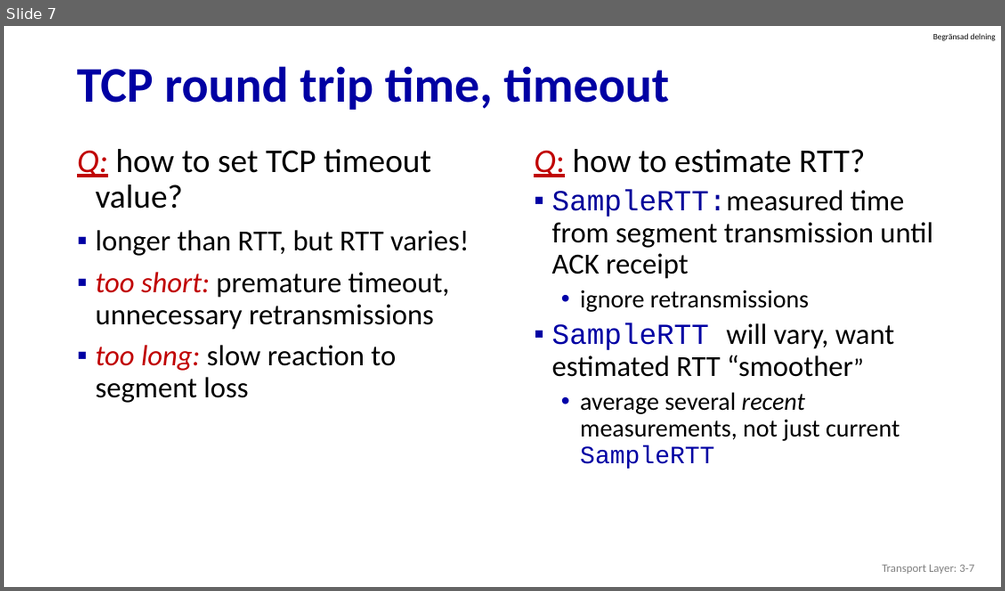
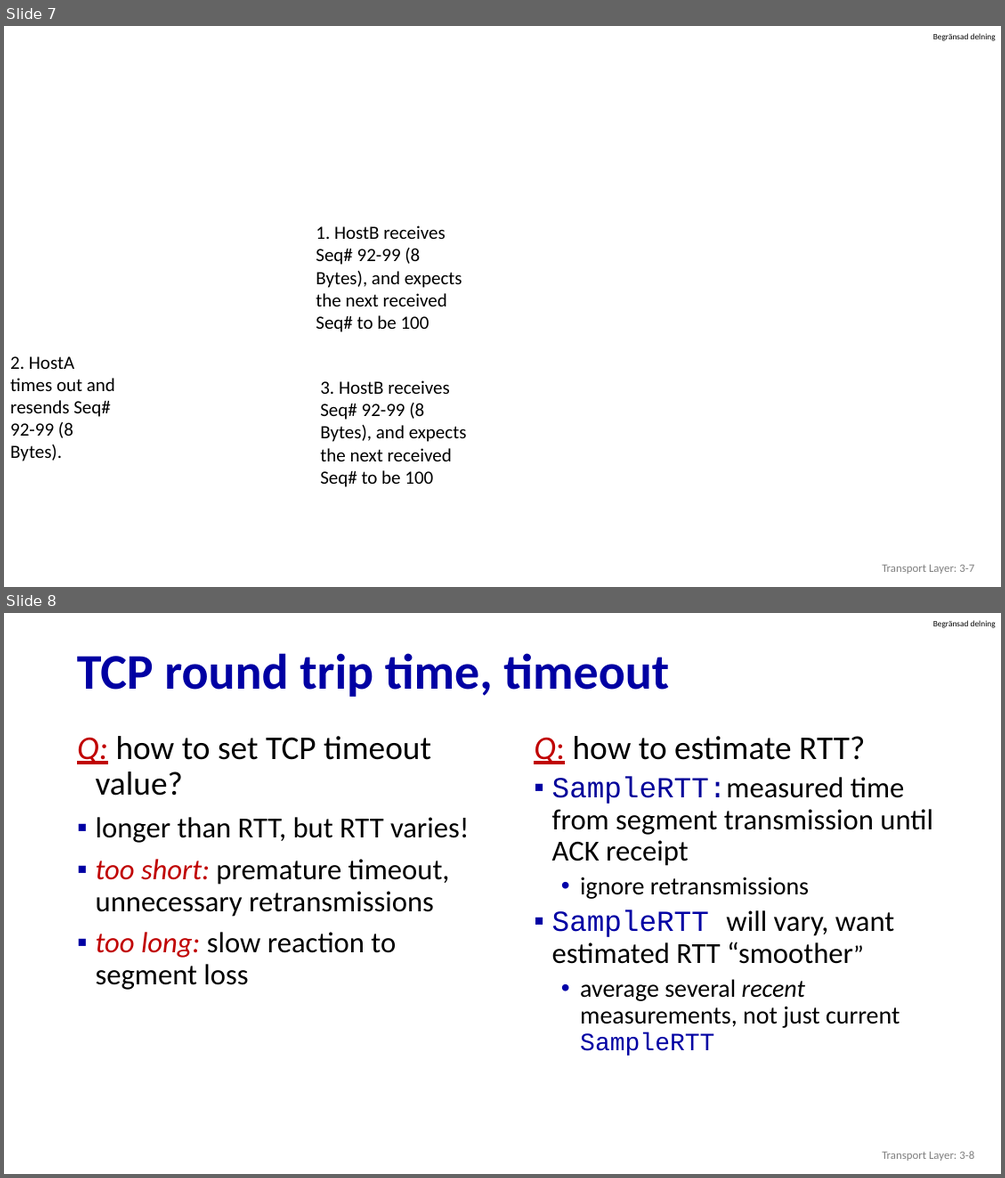
Before and after one commit to guhofstra/CSC175, a slide deck: PPTs/3.5 TCP.pptx. Shown one above the other, each under a label of ours: slide 7 before the commit, slides 7 and 8 after it. The pictures are 1005x591 and 1005x1178 pixels, drawn with LibreOffice and Linux fonts; fonts in the diff are those of the drawing. Boxes give left, top, right and bottom in pixels: in the first picture for what was removed or moved away, otherwise in the second. Text is boxed around its words. In the diff, an @@ line names an element or a change of style, - is before the commit and + after.

```diff
--- a/PPTs/3.5 TCP.pptx
+++ b/PPTs/3.5 TCP.pptx
@@ slide 7 added at [4, 26, 1001, 587], background #FFFFFF; not listed: 1 template element that a slide beside it also shows @@
@@ text added at [316, 225, 462, 332], 18 pt, text #000000 @@
+1. HostB receives Seq# 92-99 (8 Bytes), and expects the next received Seq# to be 100
@@ text added at [10, 356, 115, 461], 18 pt, text #000000 @@
+2. HostA times out and resends Seq# 92-99 (8 Bytes).
@@ text added at [320, 380, 467, 487], 18 pt, text #000000 @@
+3. HostB receives Seq# 92-99 (8 Bytes), and expects the next received Seq# to be 100
@@ text added at [882, 564, 974, 573], 11 pt, text #808080 @@
+Transport Layer: 3-7
@@ what was slide 7 is now slide 8 @@
@@ text at [882, 1151, 974, 1160]: text changed @@
-Transport Layer: 3-7
+Transport Layer: 3-8
```
Also in this commit, not shown: 1 slide changed, 4 other files.
